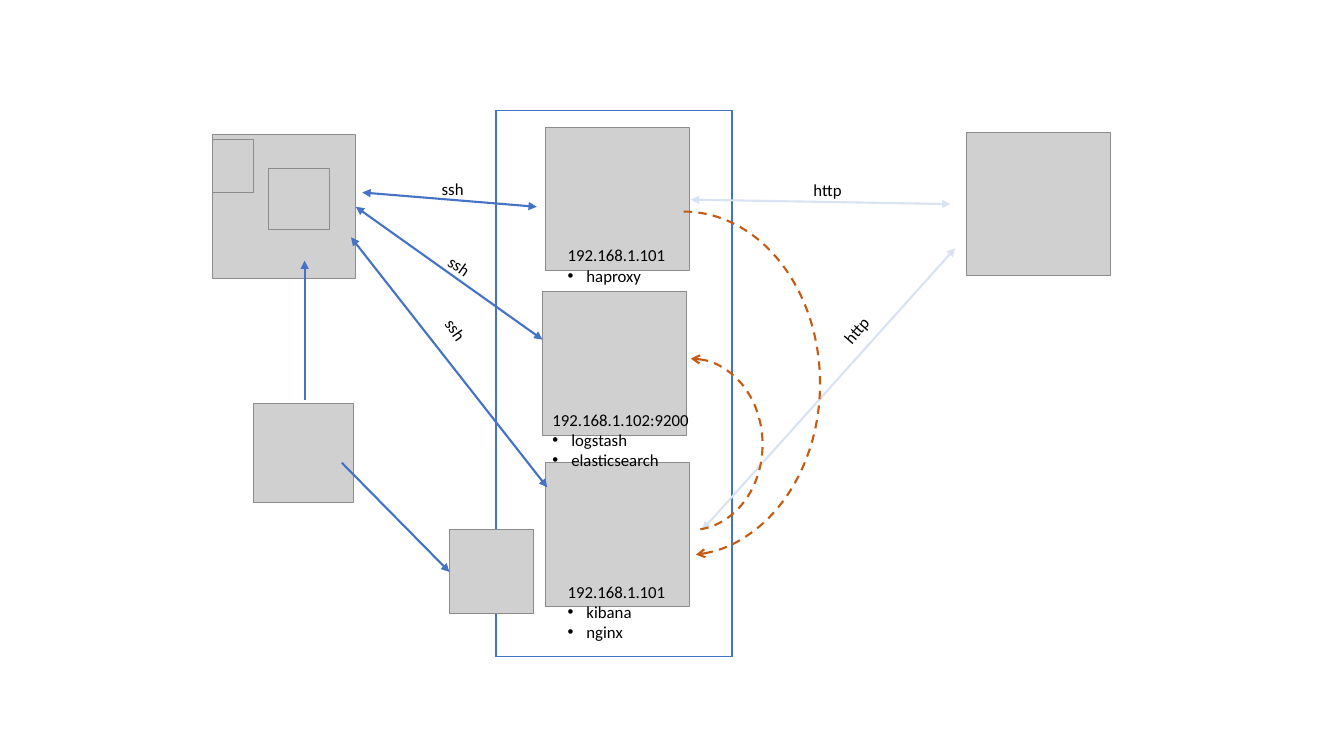
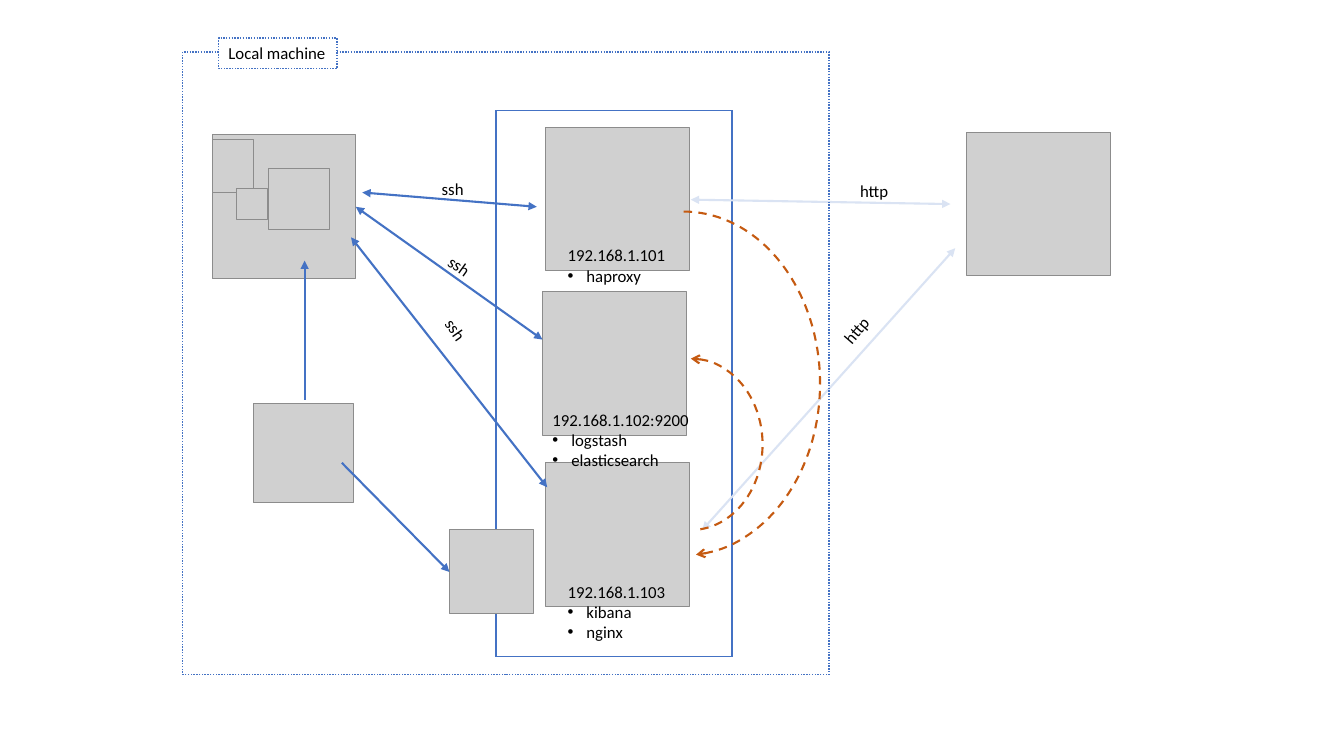
Before and after one commit to gitlantis/itransition-intern, a slide deck: slide 1 of 4.Ansible/Presentation.pptx. Drawn at 1344x756 pixels with LibreOffice and Linux fonts; fonts in the diff are those of the drawing; grey boxes stand for pictures. Boxes give left, top, right and bottom in pixels: in the first picture for what was removed or moved away, otherwise in the second. Text is boxed around its words. In the diff, an @@ line names an element or a change of style, - is before the commit and + after.

```diff
--- a/4.Ansible/Presentation.pptx
+++ b/4.Ansible/Presentation.pptx
@@ rectangle added at [182, 52, 829, 676], outline #4472C4 1 pt dashed @@
@@ rectangle added at [219, 38, 338, 69], fill #FFFFFF, outline #4472C4 1 pt dashed, 12 pt, text #000000 @@
+Local machine
@@ text "http": place and size @@
-text "http" at [813, 184, 841, 199]
+text "http" at [860, 185, 888, 200]
@@ picture added at [236, 189, 267, 220] @@
@@ text at [568, 586, 666, 598]: text changed @@
-192.168.1.101
+192.168.1.103
```
Also in this commit, not shown: 25 other files.
